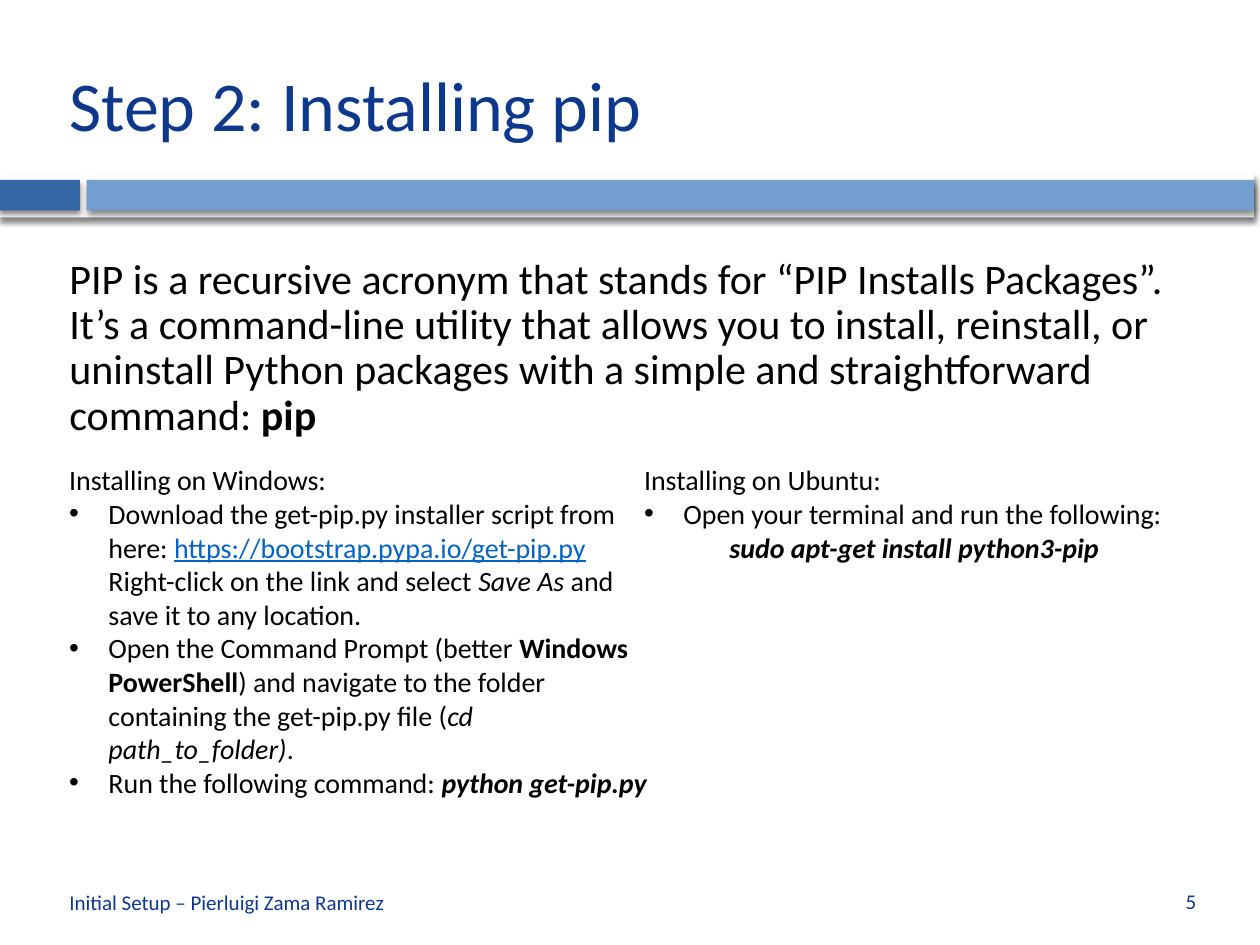
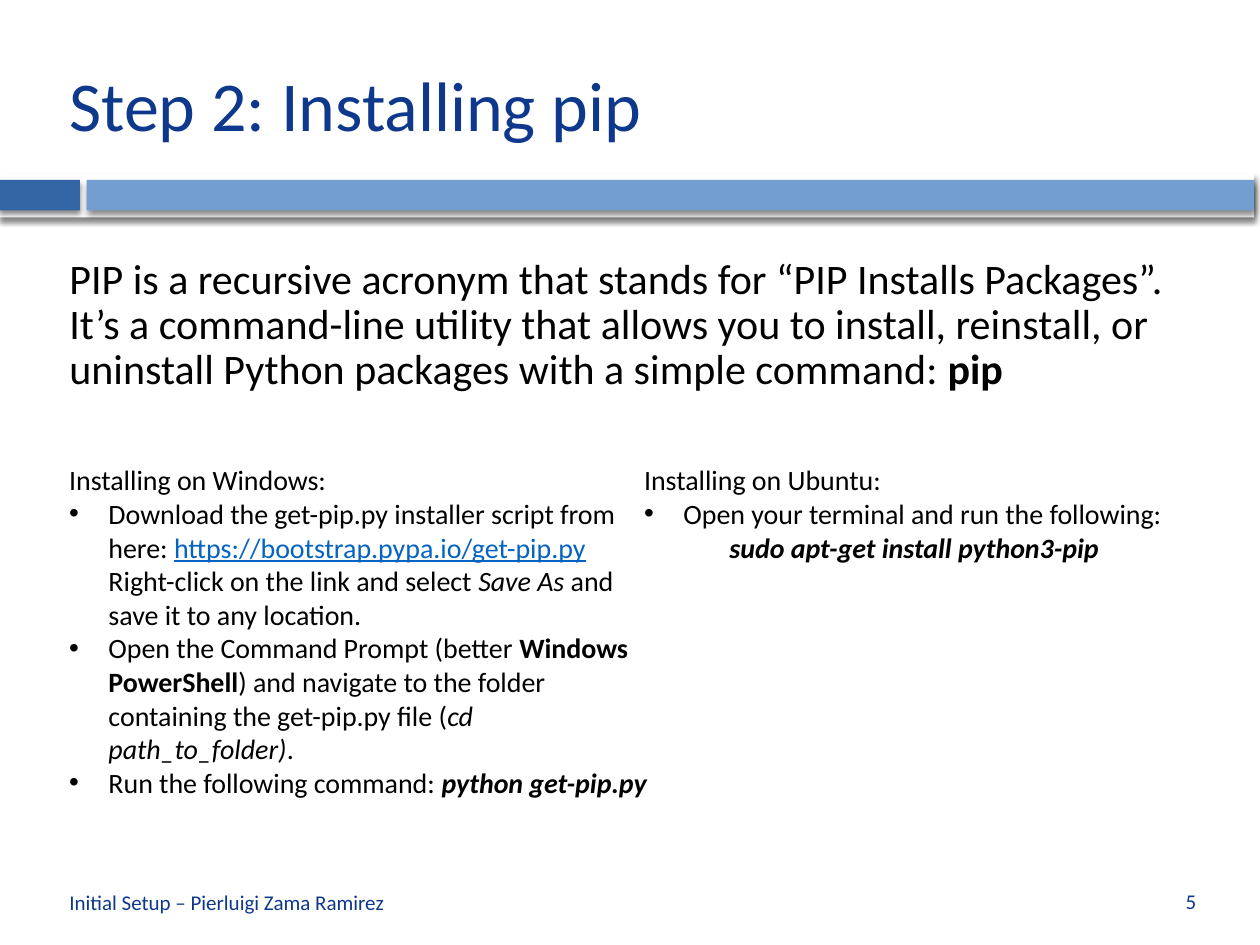
Before and after one commit to CVLAB-Unibo/ComputerVisionImageProcessing-LabSessions, a slide deck: slide 5 of LabSession0 - Initial Setup.pptx. Drawn at 1260x945 pixels with LibreOffice and Linux fonts; fonts in the diff are those of the drawing; background and template pictures are left out. Boxes give left, top, right and bottom in pixels: in the first picture for what was removed or moved away, otherwise in the second. Text is boxed around its words. In the diff, an @@ line names an element or a change of style, - is before the commit and + after.

```diff
--- a/LabSession0 - Initial Setup.pptx
+++ b/LabSession0 - Initial Setup.pptx
@@ text at [69, 264, 1162, 392]: text changed @@
-PIP is a recursive acronym that stands for “PIP Installs Packages”. It’s a command-line utility that allows you to install, reinstall, or uninstall Python packages with a simple and straightforward command: pip
+PIP is a recursive acronym that stands for “PIP Installs Packages”. It’s a command-line utility that allows you to install, reinstall, or uninstall Python packages with a simple command: pip
```
Also in this commit, not shown: 5 other slides changed.
